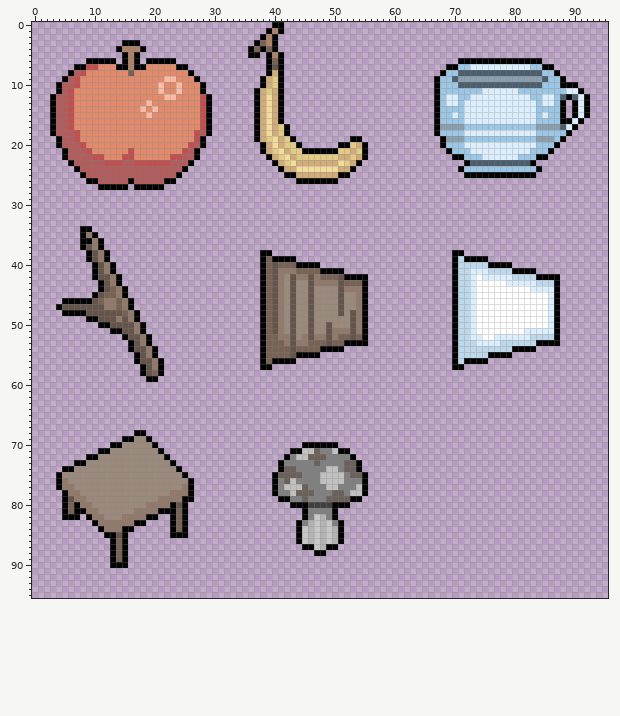
A sprite sheet gets an edit: Game1/Content/img/icons_32.png. The picture above was drawn from the file before the commit.
The file is 96x96 pixels.
And afterwards:
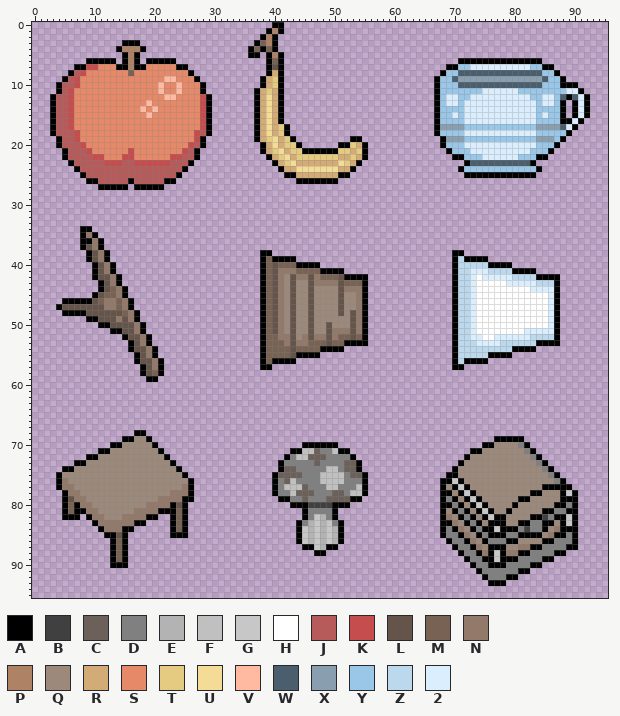
Palette (. is transparent): A #000000  B #404040  C #6b615a  D #808080  E #b4b3b3  F #c0c0c0  G #c7c7c7  H #ffffff  J #b65a5a  K #c54d4d  L #655449  M #786254  N #927969  P #ae8264  Q #9c897b  R #d2ab77  S #e58968  T #e5cb82  U #f4dc97  V #ffbaa1  W #4a5e6d  X #899fb0  Y #9ac6e8  Z #bcd8ed  2 #daeefd
Changes in this commit:
There is now colour A in row 69 at x 77 to 81; in row 70 at x 75 to 76 and 82; in row 71 at x 73 to 74 and 83; in row 72 at x 72 and 84; in row 73 at x 71 and 85; in row 74 at x 70 and 86.
There is now colour A in row 75 at x 69 to 70 and 87; in row 76 at x 68 to 69, 71 and 88; in row 77 at x 68, 70, 72 and 85 to 89; in row 78 at x 68 to 69, 71, 73, 83 to 84, 88 and 90; in row 79 at x 68, 70, 72, 74, 81 to 82 and 88 to 90; in row 80 at x 68 to 69, 71, 73, 75, 80, 87 to 88 and 90.
There is now colour A in row 81 at x 68, 70, 72, 74, 76, 79, 85 to 86 and 89 to 90; in row 82 at x 68, 71, 73, 75, 77 to 78, 83 to 84, 87 to 88 and 90; in row 83 at x 68 to 69, 72, 74, 76 to 78, 81 to 82, 85 to 86, 88 and 90; in row 84 at x 68, 70, 73, 75 to 76, 78 to 80, 85 and 88 to 90; in row 85 at x 68, 71, 74, 76 to 78, 81 to 84, 87 to 88 and 90; in row 86 at x 69, 72, 75, 79 to 80, 85 to 86 and 90.
There is now colour A in row 87 at x 70, 73, 76 to 78, 83 to 84 and 89 to 90; in row 88 at x 71, 74, 76, 78, 81 to 82 and 87 to 88; in row 89 at x 72, 75 to 76, 78 to 80 and 85 to 86; in row 90 at x 73, 76 to 78 and 83 to 84; in row 91 at x 74 and 81 to 82; in row 92 at x 75 and 79 to 80.
There is now colour A in row 93 at x 76 to 78.
There is now colour B in row 82 at x 85; in row 84 at x 82.
There is now colour D in row 70 at x 81; in row 71 at x 82; in row 72 at x 83; in row 73 at x 84; in row 74 at x 85; in row 75 at x 86.
There is now colour D in row 76 at x 87; in row 79 at x 69; in row 80 at x 70 and 89; in row 81 at x 71 and 87 to 88; in row 82 at x 72 and 86; in row 83 at x 73 and 83 to 84.
There is now colour D in row 84 at x 69, 74, 81 and 83 to 84; in row 85 at x 69 to 70, 75, 79 to 80 and 89; in row 86 at x 70 to 71, 76 to 78 and 87 to 89; in row 87 at x 71 to 72 and 85 to 88; in row 88 at x 72 to 73 and 83 to 86; in row 89 at x 73 to 74 and 81 to 84.
There is now colour D in row 90 at x 74 to 75 and 79 to 82; in row 91 at x 75 to 80; in row 92 at x 76 to 78.
There is now colour G in row 76 at x 70; in row 77 at x 71; in row 78 at x 72 and 89; in row 79 at x 73; in row 80 at x 74; in row 81 at x 75.
There is now colour G in row 82 at x 76 and 89; in row 83 at x 89; in row 84 at x 77; in rows 88 to 89 at x 77.
There is now colour N in row 82 at x 69; in row 83 at x 70; in row 84 at x 71 and 87; in row 85 at x 72 and 86; in row 86 at x 73; in row 87 at x 74 and 81 to 82.
There is now colour N in row 88 at x 75 and 79 to 80.
There is now colour Q in row 70 at x 77 to 80; in row 71 at x 75 to 81; in row 72 at x 73 to 82; in row 73 at x 72 to 83; in row 74 at x 71 to 84; in row 75 at x 71 to 85.
There is now colour Q in row 76 at x 72 to 86; in row 77 at x 69 and 73 to 84; in row 78 at x 70, 74 to 82 and 85 to 87; in row 79 at x 71, 75 to 80 and 83 to 87; in row 80 at x 72, 76 to 79 and 81 to 86; in row 81 at x 69, 73, 77 to 78 and 80 to 84.
There is now colour Q in row 82 at x 70, 74 and 79 to 82; in row 83 at x 71, 75, 79 to 80 and 87; in row 84 at x 72 and 86; in row 85 at x 73 and 85; in row 86 at x 74 and 81 to 84; in row 87 at x 75 and 79 to 80.
Boxes around the changes in both pictures, in picture pixels (x1, y1, x2, y2):
added: (440, 436, 578, 586)
